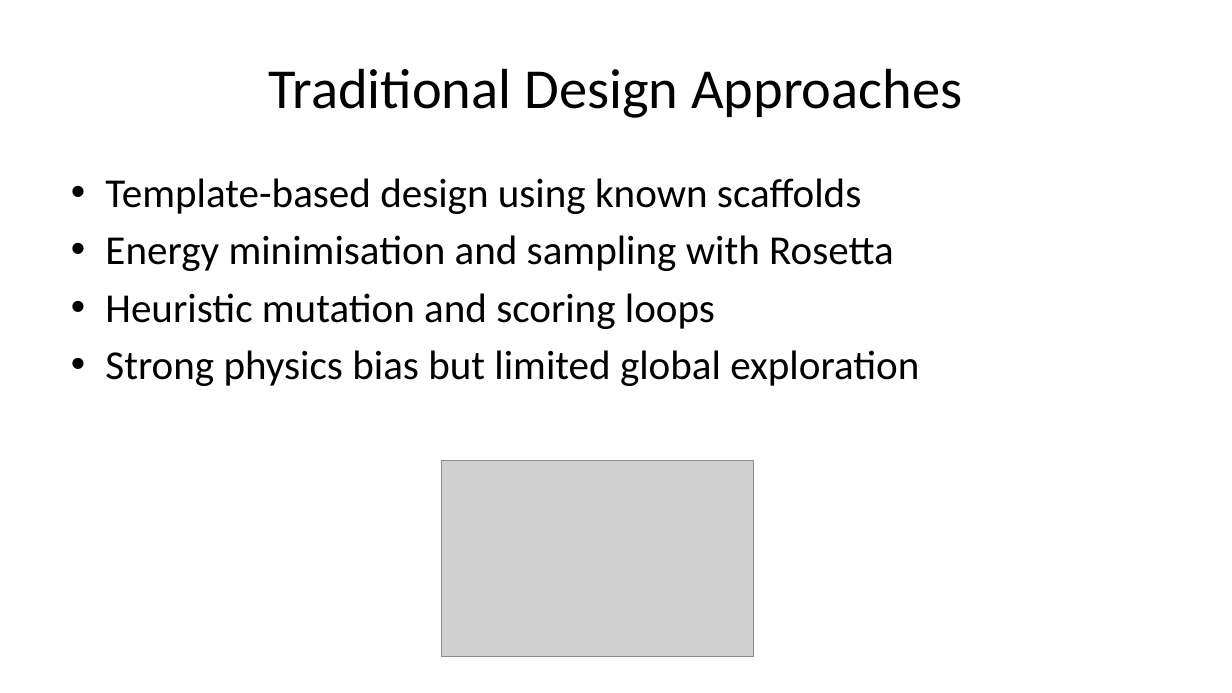
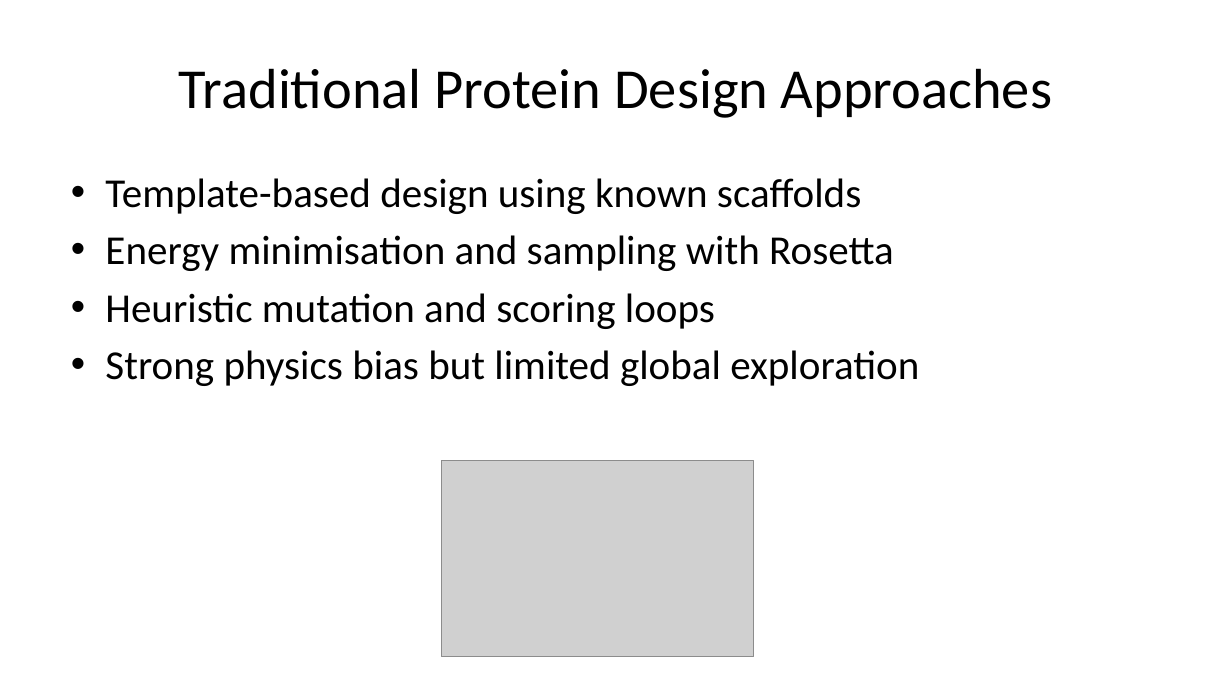
Before and after one commit to kaylertee/ActiveTargeting, a slide deck: slide 3 of Presentations/19 Jan 2026 RFdiffusion.pptx. Drawn at 1232x693 pixels with LibreOffice and Linux fonts; fonts in the diff are those of the drawing; grey boxes stand for pictures. Boxes give left, top, right and bottom in pixels: in the first picture for what was removed or moved away, otherwise in the second. Text is boxed around its words. In the diff, an @@ line names an element or a change of style, - is before the commit and + after.

```diff
--- a/Presentations/19 Jan 2026 RFdiffusion.pptx
+++ b/Presentations/19 Jan 2026 RFdiffusion.pptx
@@ title at [179, 68, 1052, 118]: text changed @@
-Traditional Design Approaches
+Traditional Protein Design Approaches
```
Also in this commit, not shown: 5 other slides changed, 6 slides added, 1 slide removed.
